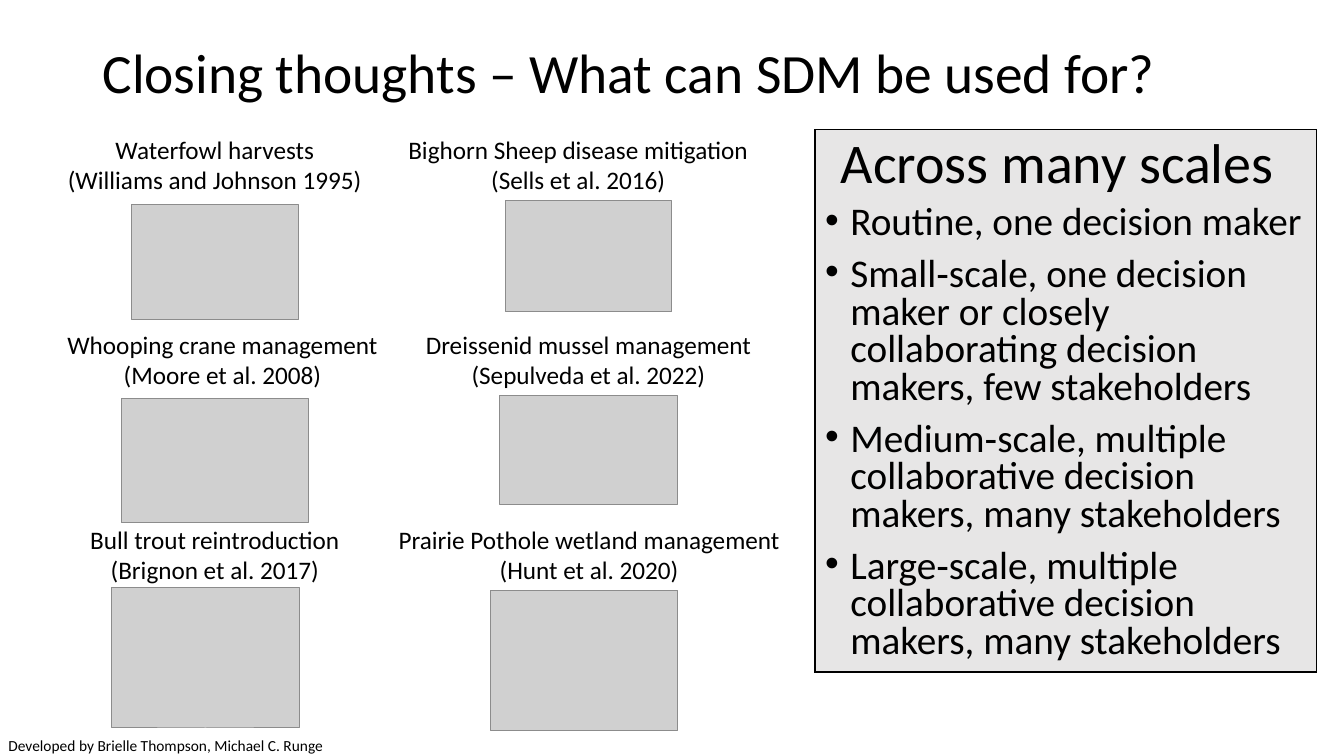
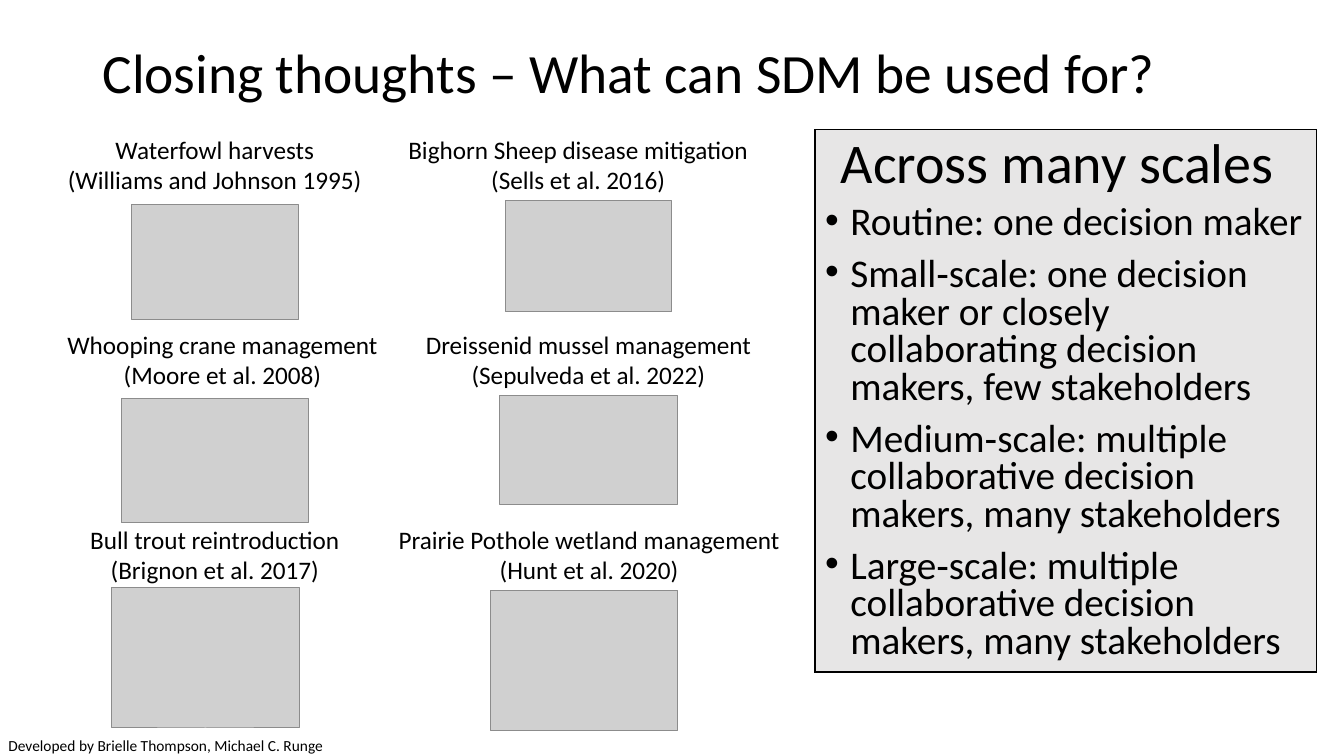
Before and after one commit to briellekthompson/NATR_8001_DecisionAnalysis_Fall25_Mizzou, a slide deck: slide 58 of material/Week7-UncertaintyPart2-Risk/Week7_SDM_Mizzou.pptx (slide 48 before the commit). Drawn at 1344x756 pixels with LibreOffice and Linux fonts; fonts in the diff are those of the drawing; grey boxes stand for pictures; background and template pictures are left out. Boxes give left, top, right and bottom in pixels: in the first picture for what was removed or moved away, otherwise in the second. Text is boxed around its words. In the diff, an @@ line names an element or a change of style, - is before the commit and + after.

```diff
--- a/material/Week7-UncertaintyPart2-Risk/Week7_SDM_Mizzou.pptx
+++ b/material/Week7-UncertaintyPart2-Risk/Week7_SDM_Mizzou.pptx
@@ text at (x1=850, y1=207, x2=1303, y2=661): text changed @@
-• Routine, one decision maker
-• Small‐scale, one decision maker or closely collaborating decision makers, few stakeholders
-• Medium‐scale, multiple collaborative decision makers, many stakeholders
-• Large‐scale, multiple collaborative decision makers, many stakeholders
+• Routine: one decision maker
+• Small‐scale: one decision maker or closely collaborating decision makers, few stakeholders
+• Medium‐scale: multiple collaborative decision makers, many stakeholders
+• Large‐scale: multiple collaborative decision makers, many stakeholders
```
Also in this commit, not shown: 13 other slides changed, 9 slides added, 1 slide removed, 1 other file.
